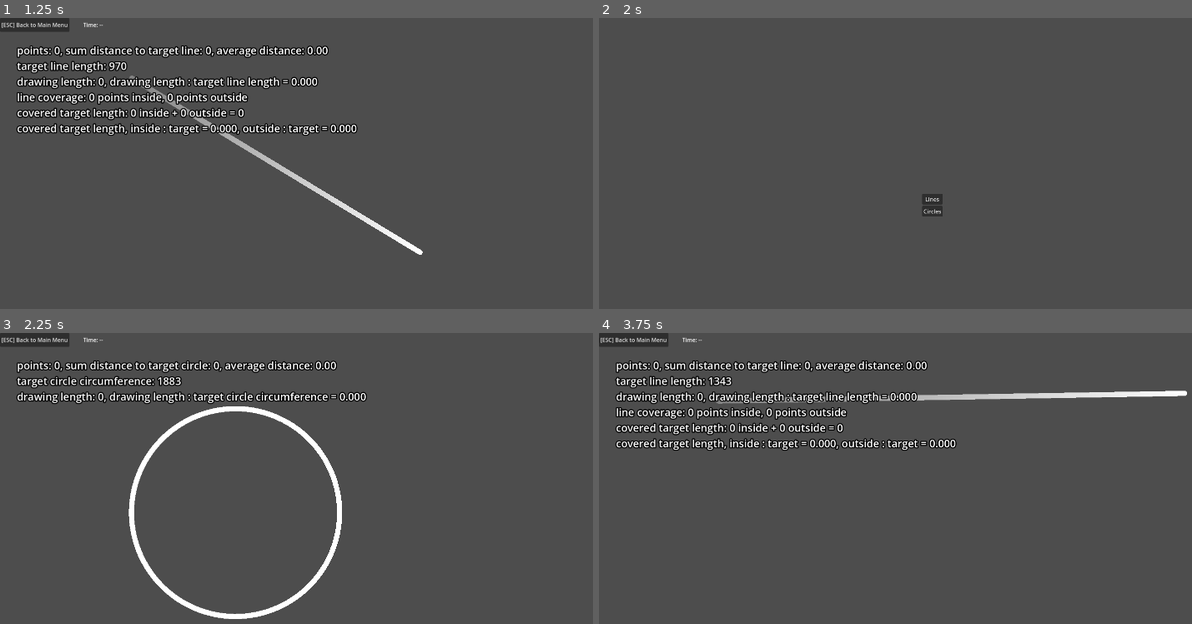
Above: before the commit, frames 1-4 (two rows, left to right).
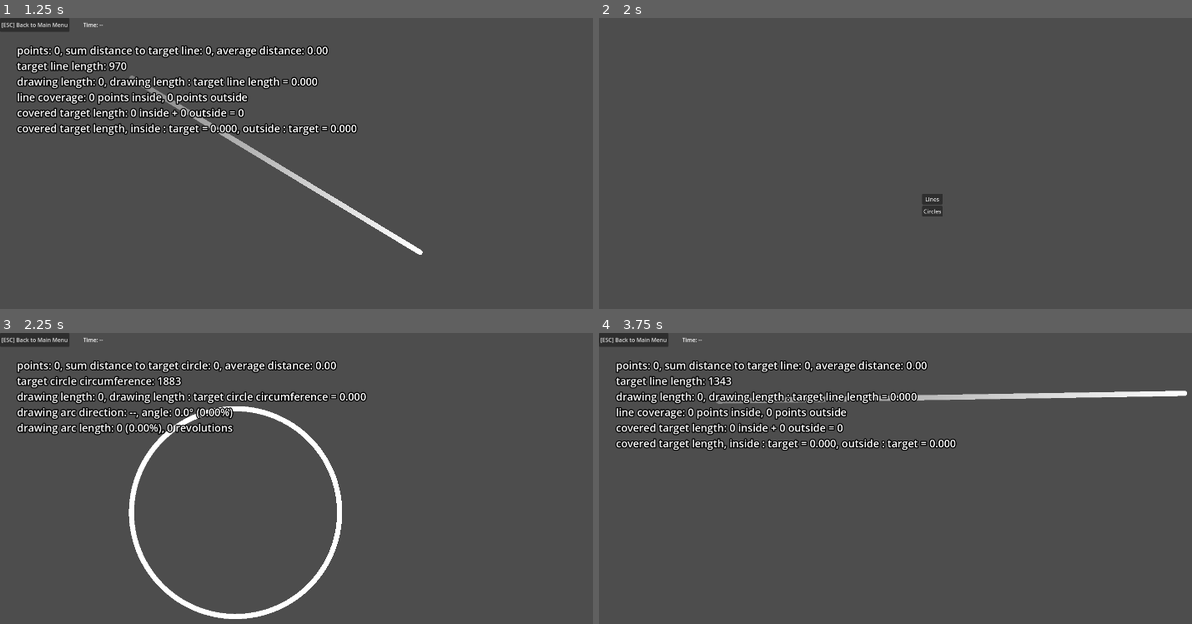
Above: after the commit, the same moments.

Repository: Toxe/godot-tablet-trainer
Game: Godot game, scene res://scenes/main_menu/main_menu.tscn
The game is run twice, just before and just after one commit, with the same random seed, the same clock (stepped at 60 frames per second) and the same inputs.
Inputs:
- Up to frame 1 (1.25 s): click "Lines" at 0.5 s
- Up to frame 2 (2 s): click "[ESC] Back to Main Menu" at 1.25 s
- Up to frame 3 (2.25 s): click "Circles" at 2 s
- Up to frame 4 (3.75 s): click "[ESC] Back to Main Menu" at 2.75 s; click "Lines" at 3.5 s

Frames 1-2 are identical in both runs. In frame 3, 1.8% of the frame differs, in the area x 2-40%, y 25-36%; in frame 4, nothing differs.

Commit message:
Additional stats

Diff:
--- a/TabletTrainer/scenes/circle_trainer/circle_trainer.gd
+++ b/TabletTrainer/scenes/circle_trainer/circle_trainer.gd
@@ -13,9 +13,19 @@
 var info_count_points := 0
 var info_sum_distance_to_target := 0.0
 var info_drawing_length := 0.0
+var info_drawing_arc_direction := "--"
+var info_drawing_arc_radius := 0.0
+var info_drawing_arc_angle := 0.0
+var info_drawing_arc_length := 0.0
+var info_drawing_arc_revolutions := 0
+var info_drawing_arc_position := Vector2.ZERO
+var info_drawing_arc_first_point := Vector2.ZERO
+var info_drawing_arc_last_point := Vector2.ZERO
 
 var debug_lines: Node2D = null
 var last_debug_line: Line2D = null
+var last_debug_label: Label = null
+var projected_circle_points: Array[Vector2] = []
 
 @onready var drawing: Drawing = $Drawing
 @onready var trainer_ui: TrainerUI = $TrainerUI
@@ -32,6 +42,18 @@
 func _draw() -> void:
     draw_arc(old_target_circle_position, old_target_circle_radius, 0.0, 2.0 * PI, 128, Color(0.4, 0.4, 0.4), target_circle_line_width)
     draw_arc(target_circle_position, target_circle_radius, 0.0, 2.0 * PI, 128, Color.WHITE, target_circle_line_width)
+
+    for p in projected_circle_points:
+        draw_arc(p, 5, 0, 2.0 * PI, 8, Color.BLUE)
+
+    if info_drawing_arc_direction != "--":
+        var start_angle := info_drawing_arc_position.angle_to_point(info_drawing_arc_first_point)
+        var end_angle := start_angle + info_drawing_arc_angle + info_drawing_arc_revolutions * PI * (2.0 if info_drawing_arc_direction == "CW" else -2.0)
+
+        draw_arc(info_drawing_arc_position, info_drawing_arc_radius, start_angle, end_angle, 128, Color.BLUE, target_circle_line_width)
+
+        draw_line(info_drawing_arc_position, info_drawing_arc_first_point, Color.DARK_GREEN, 2)
+        draw_line(info_drawing_arc_position, info_drawing_arc_last_point, Color.GREEN, 2)
 
 
 func create_new_target_circle() -> void:
@@ -56,16 +78,27 @@
     info_count_points = 0
     info_sum_distance_to_target = 0.0
     info_drawing_length = 0.0
+    info_drawing_arc_direction = "--"
+    info_drawing_arc_radius = 0.0
+    info_drawing_arc_angle = 0.0
+    info_drawing_arc_length = 0.0
+    info_drawing_arc_revolutions = 0
+    info_drawing_arc_position = Vector2.ZERO
+    info_drawing_arc_first_point = Vector2.ZERO
+    info_drawing_arc_last_point = Vector2.ZERO
 
 
 func update_info_label() -> void:
     var average_distance_to_target := (info_sum_distance_to_target / info_count_points) if info_count_points > 0 else 0.0
     var target_circle_circumference := 2.0 * PI * target_circle_radius
-
-    info_label.text = "points: %d, sum distance to target circle: %d, average distance: %0.2f\ntarget circle circumference: %d\ndrawing length: %d, drawing length : target circle circumference = %.03f" % [
+    var total_arc_angle := absf(info_drawing_arc_angle + info_drawing_arc_revolutions * PI * (2.0 if info_drawing_arc_direction == "CW" else -2.0))
+
+    info_label.text = "points: %d, sum distance to target circle: %d, average distance: %0.2f\ntarget circle circumference: %d\ndrawing length: %d, drawing length : target circle circumference = %.03f\ndrawing arc direction: %s, angle: %0.1f° (%0.2f%%)\ndrawing arc length: %d (%0.2f%%), %d revolutions" % [
         info_count_points, info_sum_distance_to_target, average_distance_to_target,
         target_circle_circumference,
         info_drawing_length, info_drawing_length / target_circle_circumference,
+        info_drawing_arc_direction, rad_to_deg(total_arc_angle), 100.0 * total_arc_angle / (2 * PI),
+        info_drawing_arc_length, 100.0 * info_drawing_arc_length / target_circle_circumference, info_drawing_arc_revolutions
     ]
 
 
@@ -73,6 +106,7 @@
     var direction_to_center := point.direction_to(target_circle_position)
     var distance_to_center := point.distance_to(target_circle_position)
     var distance_to_circle := absf(target_circle_radius - distance_to_center)
+    var point_on_circle := point + direction_to_center * (distance_to_center - target_circle_radius)
 
     # add a new container for the debug lines
     if debug_lines == null:
@@ -84,8 +118,10 @@
     line.width = 1
     line.default_color = Color.YELLOW if distance_to_center >= target_circle_radius else Color.ORANGE
     line.add_point(point)
-    line.add_point(point + direction_to_center * (distance_to_center - target_circle_radius))
+    line.add_point(point_on_circle)
     debug_lines.add_child(line)
+
+    projected_circle_points.append(point_on_circle)
 
     var debug_line_normal := Vector2(-direction_to_center.y, direction_to_center.x)
 
@@ -97,12 +133,15 @@
     label.z_index = 1
     line.add_child(label)
 
+    last_debug_label = label
+
     return line
 
 
 func delete_debug_lines() -> void:
     if debug_lines:
         debug_lines.queue_free()
+        projected_circle_points.clear()
         queue_redraw()
 
 
@@ -111,6 +150,38 @@
     old_target_circle_radius = target_circle_radius
 
 
+func is_new_point_for_arc(arc_direction: String, angle_start_to_end: float, angle_drawing_arc_last_point_to_end_point: float) -> bool:
+    if arc_direction == "CW":
+        return angle_start_to_end > 0.0 and angle_drawing_arc_last_point_to_end_point > 0.0
+    else:
+        return angle_start_to_end < 0.0 and angle_drawing_arc_last_point_to_end_point < 0.0
+
+
+func relative_to_absolute_arc_angle(arc_direction: String, relative_arc_angle: float) -> float:
+    var absolute_arc_angle := relative_arc_angle
+
+    if arc_direction == "CW" and relative_arc_angle < 0.0:
+        absolute_arc_angle += 2.0 * PI
+    elif arc_direction == "CCW" and relative_arc_angle > 0.0:
+        absolute_arc_angle -= 2.0 * PI
+
+    return absolute_arc_angle
+
+
+func is_bigger_than_drawing_arc_angle(arc_direction: String, absolute_arc_angle: float, drawing_arc_angle: float) -> float:
+    if arc_direction == "CW":
+        return absolute_arc_angle > drawing_arc_angle
+    else:
+        return absolute_arc_angle < drawing_arc_angle
+
+
+func has_finished_one_revolution(arc_direction: String, relative_arc_angle: float, prev_relative_arc_angle: float) -> bool:
+    if arc_direction == "CW":
+        return relative_arc_angle >= 0.0 and prev_relative_arc_angle < 0.0
+    else:
+        return relative_arc_angle <= 0.0 and prev_relative_arc_angle > 0.0
+
+
 func _on_drawing_started(_point: Vector2) -> void:
     reset_info_stats()
     update_info_label()
@@ -136,3 +207,53 @@
 
 func _on_drawing_line_drawn(start_point: Vector2, end_point: Vector2) -> void:
     info_drawing_length += start_point.distance_to(end_point)
+
+    if info_drawing_arc_direction == "--":
+        info_drawing_arc_radius = target_circle_radius * 0.75
+        info_drawing_arc_position = target_circle_position
+        info_drawing_arc_first_point = start_point
+        info_drawing_arc_last_point = end_point
+
+        var dir_to_start_point := info_drawing_arc_position.direction_to(start_point)
+        var dir_to_end_point := info_drawing_arc_position.direction_to(end_point)
+        var angle_start_to_end := dir_to_start_point.angle_to(dir_to_end_point)
+
+        if angle_start_to_end >= 0.0:
+            info_drawing_arc_direction = "CW"
+        else:
+            info_drawing_arc_direction = "CCW"
+
+        info_drawing_arc_angle = angle_start_to_end
+    else:
+        assert(info_drawing_arc_direction in ["CW", "CCW"])
+
+        var prev_dir_to_drawing_arc_first_point := info_drawing_arc_position.direction_to(info_drawing_arc_first_point)
+        var prev_dir_to_drawing_arc_last_point := info_drawing_arc_position.direction_to(info_drawing_arc_last_point)
+        var prev_relative_arc_angle := prev_dir_to_drawing_arc_first_point.angle_to(prev_dir_to_drawing_arc_last_point)
+
+        var dir_to_start_point := info_drawing_arc_position.direction_to(start_point)
+        var dir_to_end_point := info_drawing_arc_position.direction_to(end_point)
+        var angle_start_to_end := dir_to_start_point.angle_to(dir_to_end_point)
+
+        var dir_to_drawing_arc_first_point := info_drawing_arc_position.direction_to(info_drawing_arc_first_point)
+        var dir_to_drawing_arc_last_point := info_drawing_arc_position.direction_to(info_drawing_arc_last_point)
+        var angle_drawing_arc_last_point_to_end_point := dir_to_drawing_arc_last_point.angle_to(dir_to_end_point)
+
+        info_drawing_arc_last_point = end_point
+        dir_to_drawing_arc_last_point = info_drawing_arc_position.direction_to(info_drawing_arc_last_point)
+
+        var relative_arc_angle := dir_to_drawing_arc_first_point.angle_to(dir_to_drawing_arc_last_point)
+
+        if is_new_point_for_arc(info_drawing_arc_direction, angle_start_to_end, angle_drawing_arc_last_point_to_end_point):
+            var target_circle_circumference := 2.0 * PI * target_circle_radius
+            var absolute_arc_angle := relative_to_absolute_arc_angle(info_drawing_arc_direction, relative_arc_angle)
+
+            if is_bigger_than_drawing_arc_angle(info_drawing_arc_direction, absolute_arc_angle, info_drawing_arc_angle):
+                info_drawing_arc_angle = absolute_arc_angle
+                info_drawing_arc_length = target_circle_circumference * (absf(info_drawing_arc_angle) + info_drawing_arc_revolutions * 2.0 * PI) / (2.0 * PI)
+            elif has_finished_one_revolution(info_drawing_arc_direction, relative_arc_angle, prev_relative_arc_angle):
+                info_drawing_arc_revolutions += 1
+                info_drawing_arc_angle = absolute_arc_angle
+                info_drawing_arc_length = target_circle_circumference * (absf(info_drawing_arc_angle) + info_drawing_arc_revolutions * 2.0 * PI) / (2.0 * PI)
+
+    queue_redraw()
